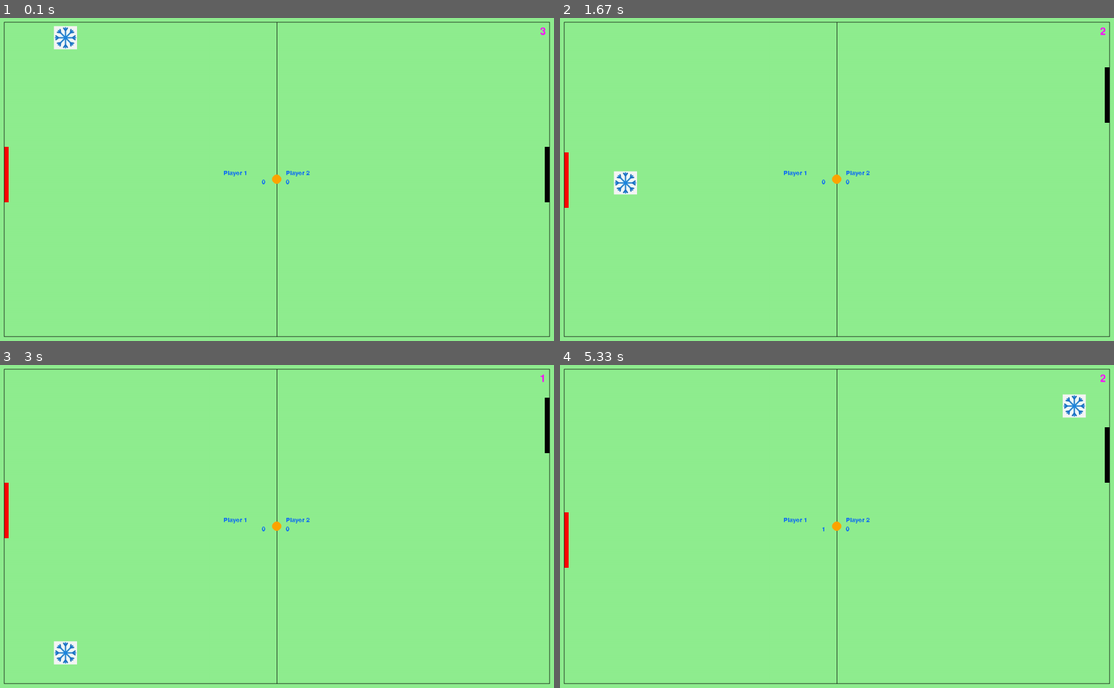
Above: before the commit, frames 1-4 (two rows, left to right).
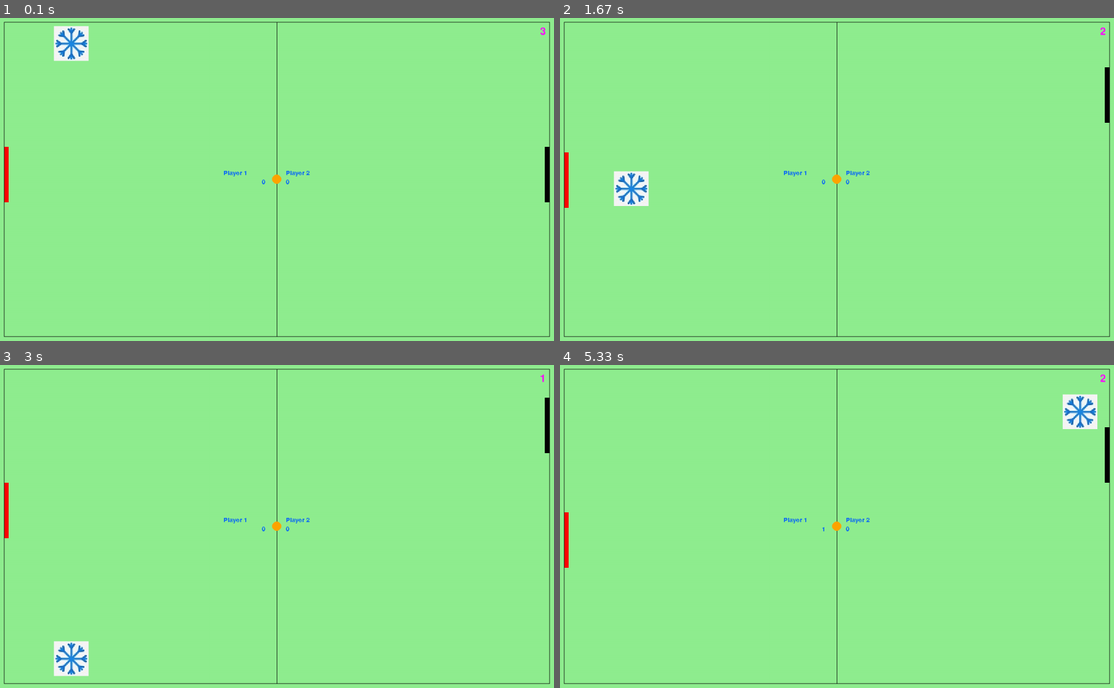
Above: after the commit, the same moments.

Repository: irfanrasheedkc/Pygame_Horizon
Game: pygame game, started from 2p.py
The game is run twice, just before and just after one commit, with the same random seed, the same clock (stepped at 60 frames per second) and the same inputs.
Inputs:
- Up to frame 1 (0.1 s): no input
- Up to frame 2 (1.67 s): hold Up 0.33-0.8 s; hold Down 0.83-1.13 s; hold S 0.83-1.13 s; hold Up 1.17-1.53 s; hold W 1.17-1.53 s; hold Down from 1.57 s (still down); hold S from 1.57 s (still down)
- Up to frame 3 (3 s): release Down at 1.93 s; release S at 1.93 s; hold Up 1.97-2.27 s; hold W 1.97-2.27 s; hold Down 2.3-2.6 s; hold S 2.3-2.6 s; hold Up from 2.63 s (still down); hold W from 2.63 s (still down)
- Up to frame 4 (5.33 s): release Up at 3 s; release W at 3 s; hold Down 3.03-3.4 s; hold S 3.03-3.4 s; hold Up 3.43-3.73 s; hold W 3.43-3.73 s; hold Down 3.77-4.07 s; hold S 3.77-4.07 s; hold Up 4.1-4.47 s; hold W 4.1-4.47 s; hold Down 4.5-4.87 s; hold S 4.5-4.87 s; hold Up 4.9-5.2 s; hold W 4.9-5.2 s; hold Down from 5.23 s (still down); hold S from 5.23 s (still down)

The runs differ from the first frame. In frame 1, 0.6% of the frame differs, in the area x 9-17%, y 2-14%; in frame 2, 0.6%; in frame 3, 0.6%, in the area x 9-17%, y 85-97%; in frame 4, 0.6%.

Commit message:
Increase size of ice block

Diff:
--- a/2p.py
+++ b/2p.py
@@ -1,6 +1,7 @@
 #import pygame library
 import pygame,sys,random,math,os
 from tkinter import messagebox
+import threading
 import time
 pygame.init()
 
@@ -8,7 +9,7 @@
     global player1_frozen
     global player2_frozen
 
-    time.sleep(3)
+    time.sleep(3000)
     player1_frozen = False
     player2_frozen = False
     return
@@ -149,7 +150,7 @@
 # ice block
 icespeed=1
 iceimage=pygame.image.load("./media/images/ice.png").convert_alpha()
-iceimage=pygame.transform.scale(iceimage,(50,50))
+iceimage=pygame.transform.scale(iceimage,(75,75))
 ice=iceimage.get_rect(topleft=(random.randint(10,screenwidth-10),0))
 iceinitial=pygame.time.get_ticks()
 icetime=5000
